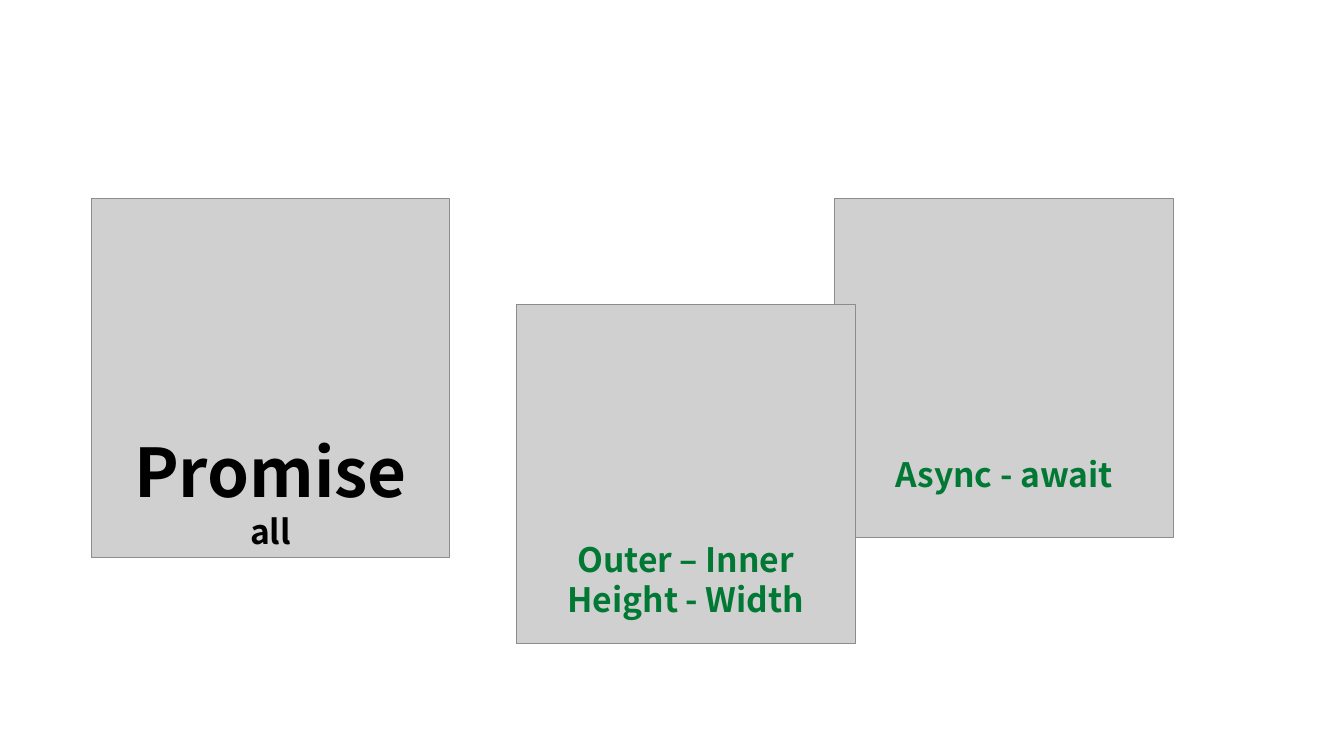
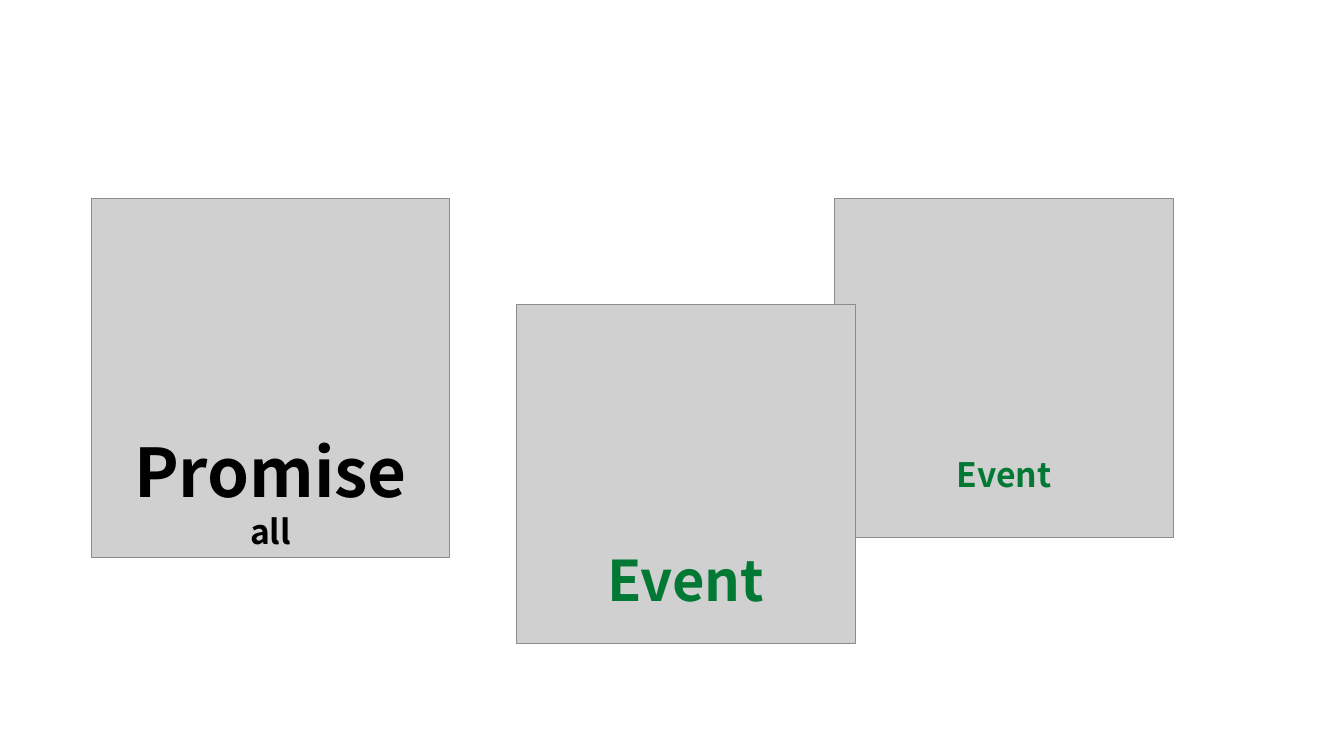
Before and after one commit to Seokhyeon-Park/icon-for-blog, a slide deck: slide 9 of icon.pptx. Drawn at 1344x756 pixels with LibreOffice and Linux fonts; fonts in the diff are those of the drawing; grey boxes stand for pictures. Boxes give left, top, right and bottom in pixels: in the first picture for what was removed or moved away, otherwise in the second. Text is boxed around its words. In the diff, an @@ line names an element or a change of style, - is before the commit and + after.

```diff
--- a/icon.pptx
+++ b/icon.pptx
@@ text at (957,462,1052,488): text changed @@
-Async - await
+Event
@@ text at (607,559,764,602): text changed; size 24 to 40 pt @@
-Outer – Inner
-Height - Width
+Event
```
Also in this commit, not shown: 2 other slides changed, 12 slides added, 8 other files.
